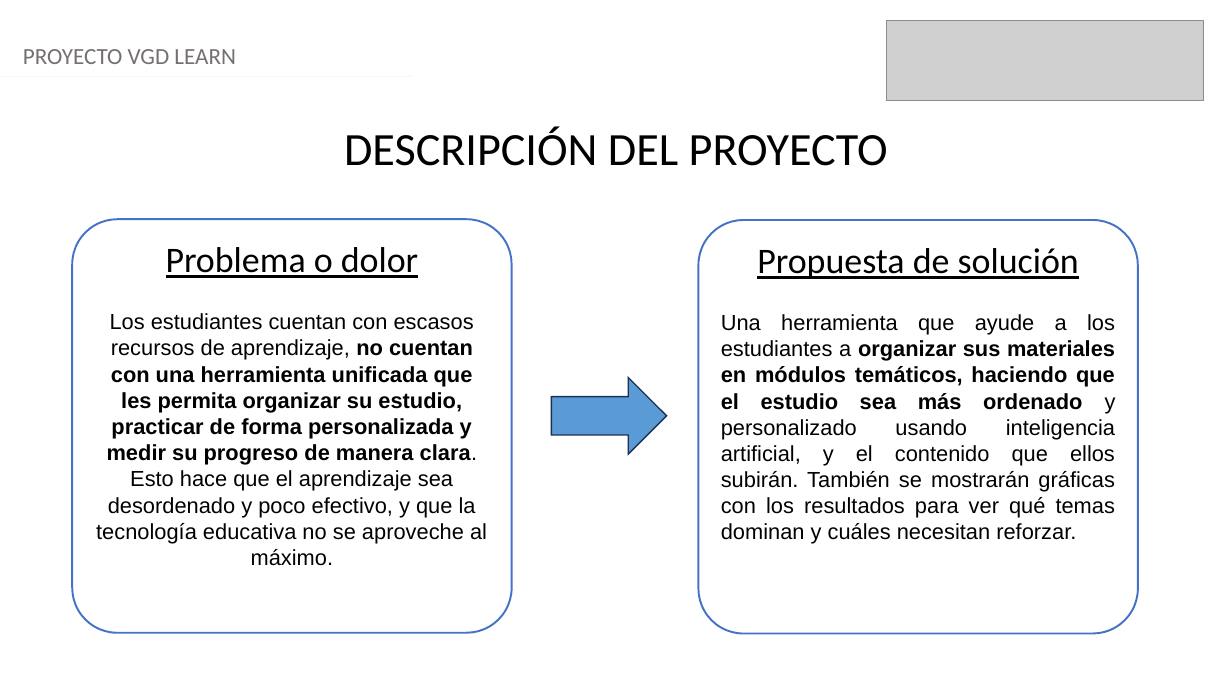
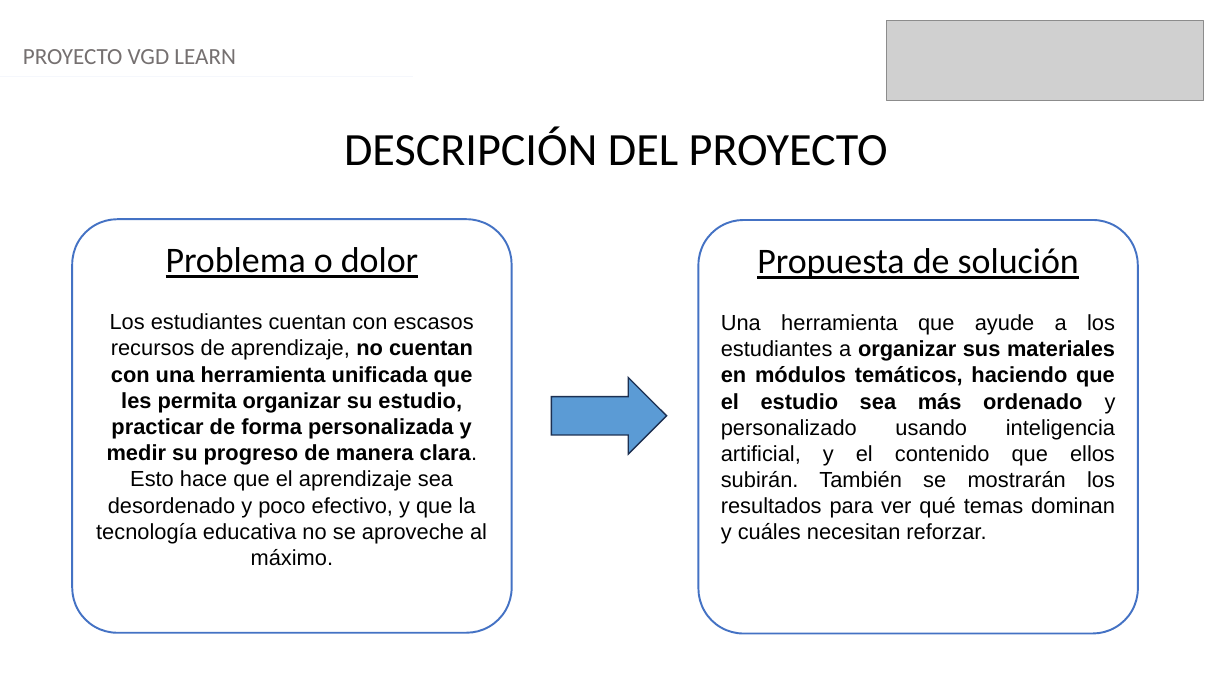
Before and after one commit to Viktorr2416/Proyecto-APT, a slide deck: slide 3 of Fase 2/Evidencias_Proyecto/Presentación proyecto.pptx. Drawn at 1232x693 pixels with LibreOffice and Linux fonts; fonts in the diff are those of the drawing; grey boxes stand for pictures. Boxes give left, top, right and bottom in pixels: in the first picture for what was removed or moved away, otherwise in the second. Text is boxed around its words. In the diff, an @@ line names an element or a change of style, - is before the commit and + after.

```diff
--- a/Fase 2/Evidencias_Proyecto/Presentación proyecto.pptx
+++ b/Fase 2/Evidencias_Proyecto/Presentación proyecto.pptx
@@ text in rounded rectangle at [721,314,1116,544]: text changed @@
-Una herramienta que ayude a los estudiantes a organizar sus materiales en módulos temáticos, haciendo que el estudio sea más ordenado y personalizado usando inteligencia artificial, y el contenido que ellos subirán. También se mostrarán gráficas con los resultados para ver qué temas dominan y cuáles necesitan reforzar.
+Una herramienta que ayude a los estudiantes a organizar sus materiales en módulos temáticos, haciendo que el estudio sea más ordenado y personalizado usando inteligencia artificial, y el contenido que ellos subirán. También se mostrarán los resultados para ver qué temas dominan y cuáles necesitan reforzar.
```
Also in this commit, not shown: 5 other slides changed.
